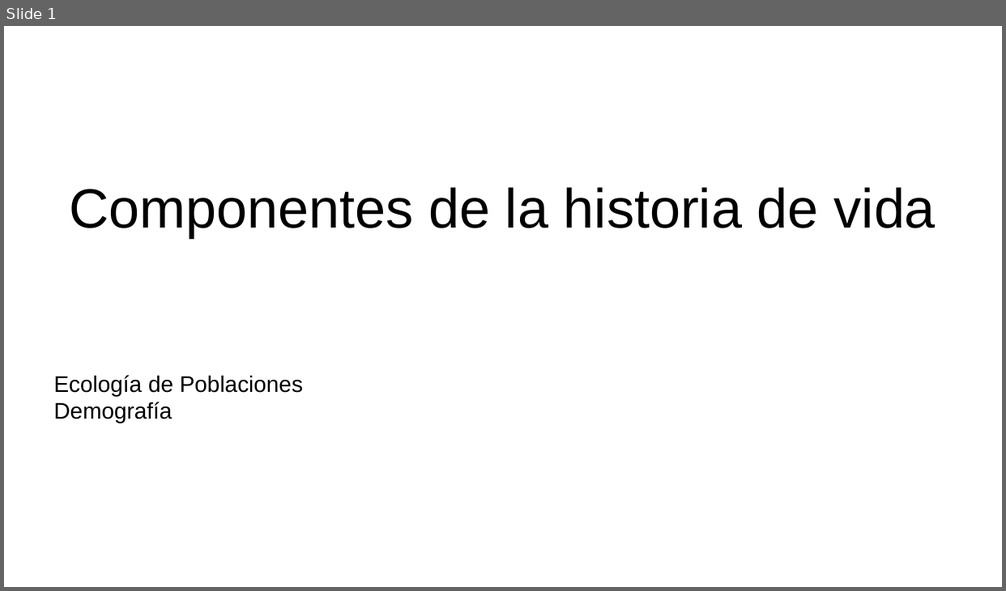
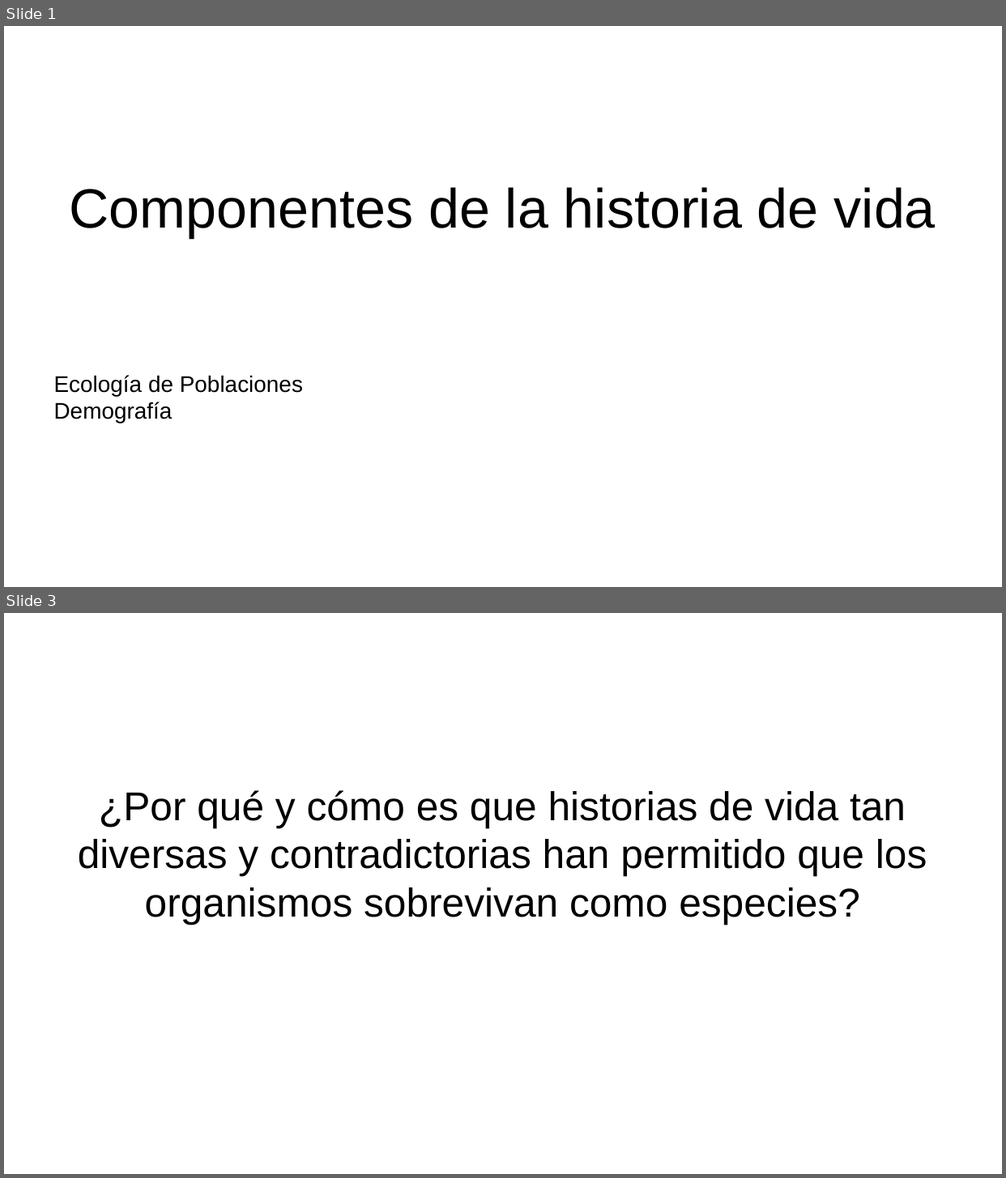
Before and after one commit to gerardommc/Ecologia-poblaciones, a slide deck: Unidad-3/Componentes-historia.odp. Shown one above the other, each under a label of ours: slide 1 before the commit, slides 1 and 3 after it; the slides between them are not shown. The pictures are 1006x591 and 1006x1178 pixels, drawn with LibreOffice and Linux fonts; fonts in the diff are those of the drawing. Boxes give left, top, right and bottom in pixels: in the first picture for what was removed or moved away, otherwise in the second. Text is boxed around its words. In the diff, an @@ line names an element or a change of style, - is before the commit and + after.

```diff
--- a/Unidad-3/Componentes-historia.odp
+++ b/Unidad-3/Componentes-historia.odp
@@ slide 3 added at [4, 613, 1002, 1174], background #FFFFFF @@
@@ subtitle added at [78, 790, 927, 924], 32 pt, text #000000 @@
+¿Por qué y cómo es que historias de vida tan diversas y contradictorias han permitido que los organismos sobrevivan como especies?
```
Also in this commit, not shown: 2 other slides added.
